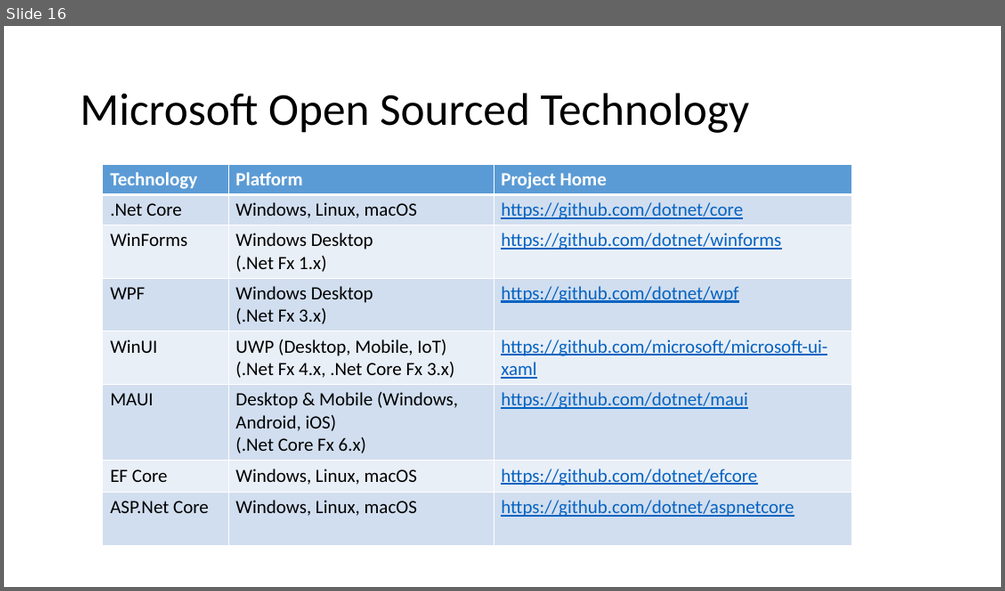
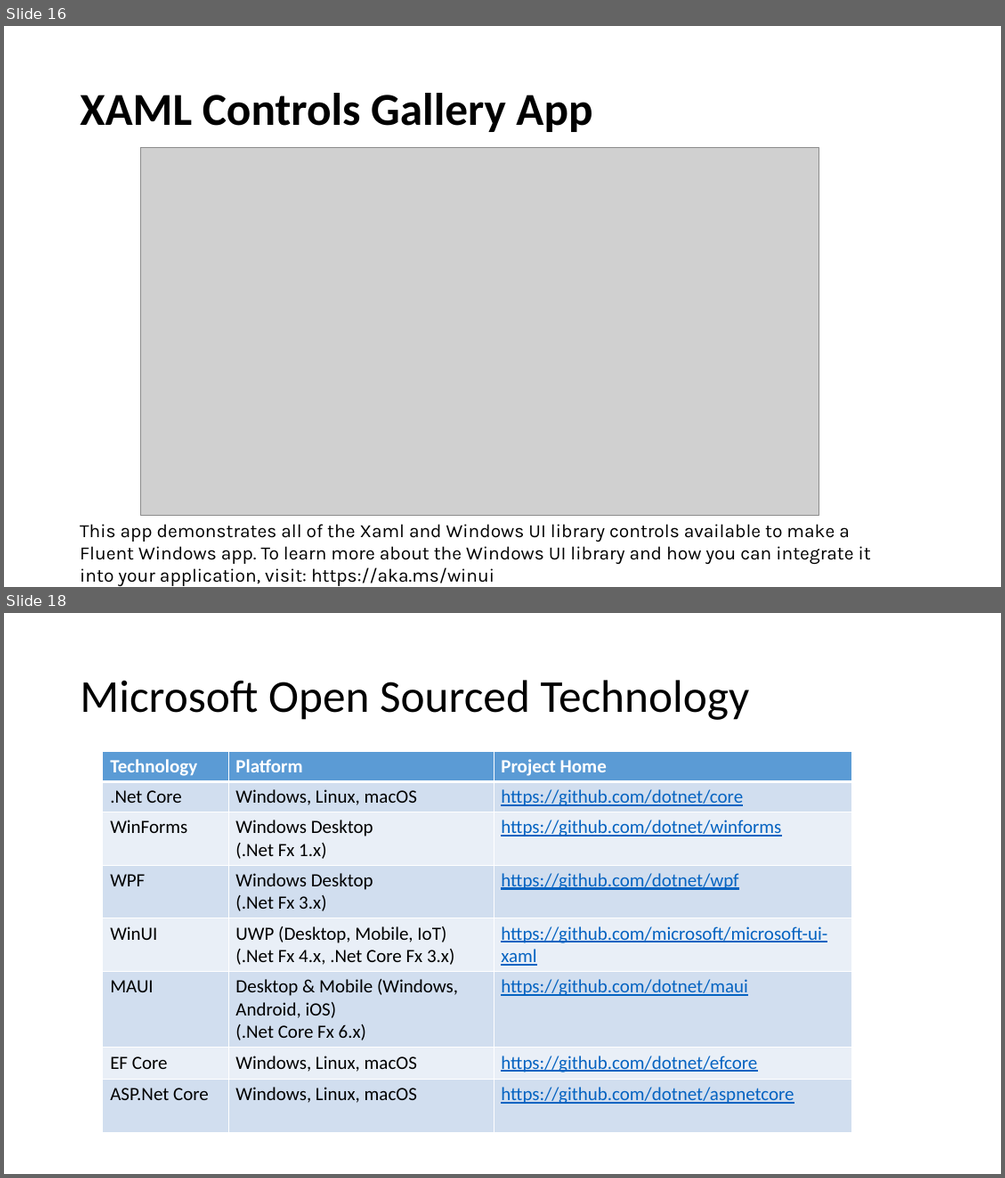
Before and after one commit to aniiiib/StudyNotes, a slide deck: Howto - Programming Modern Windows.pptx. Shown one above the other, each under a label of ours: slide 16 before the commit, slides 16 and 18 after it; the slides between them are not shown. The pictures are 1005x591 and 1005x1178 pixels, drawn with LibreOffice and Linux fonts; fonts in the diff are those of the drawing; grey boxes stand for pictures. Boxes give left, top, right and bottom in pixels: in the first picture for what was removed or moved away, otherwise in the second. Text is boxed around its words. In the diff, an @@ line names an element or a change of style, - is before the commit and + after.

```diff
--- a/Howto - Programming Modern Windows.pptx
+++ b/Howto - Programming Modern Windows.pptx
@@ slide 16 added at [4, 26, 1001, 587], background #FFFFFF @@
@@ title added at [80, 93, 592, 132], 44 pt, text #000000, bold @@
+XAML Controls Gallery App
@@ picture added at [141, 148, 819, 515] @@
@@ text added at [80, 524, 871, 586], 18 pt, text #000000 @@
+This app demonstrates all of the Xaml and Windows UI library controls available to make a Fluent Windows app. To learn more about the Windows UI library and how you can integrate it into your application, visit: https://aka.ms/winui
@@ what was slide 16 is now slide 18 @@
```
Also in this commit, not shown: 7 slides changed, 1 other slide added.
